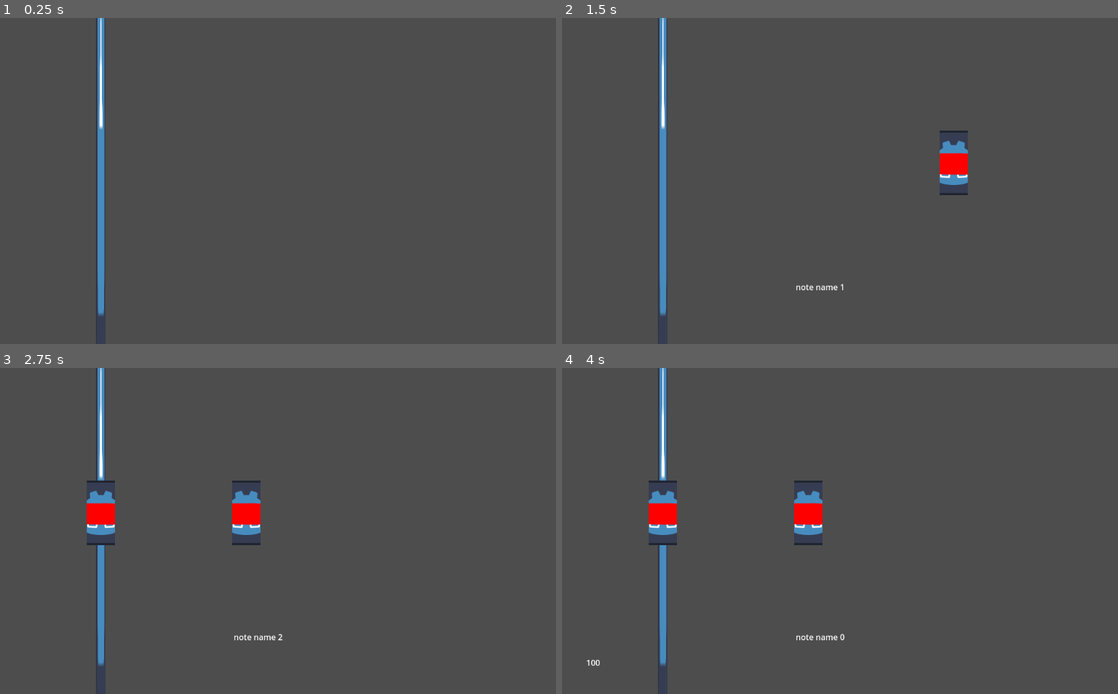
Above: before the commit, frames 1-4 (two rows, left to right).
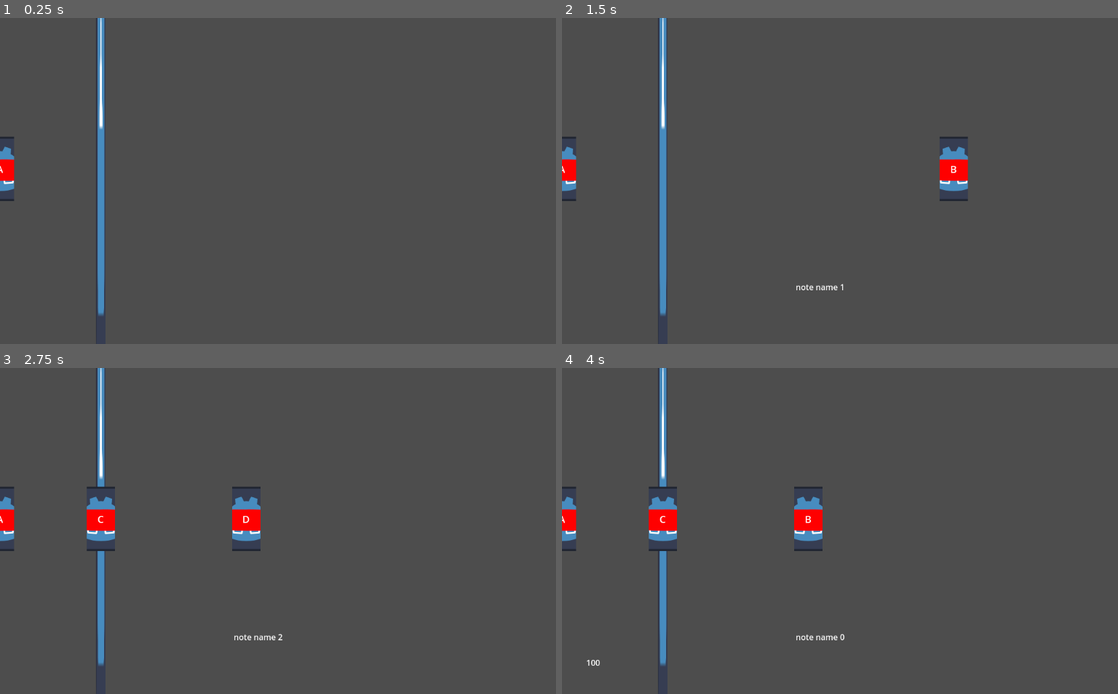
Above: after the commit, the same moments.

Repository: ValorZard/BandGame
Game: Godot game, scene res://TestScene.tscn
Same seed, same stepped clock (60 frames per second), same inputs: the game is played once before the commit and once after it. The engine's default icon, where the game draws it, is replaced by a stand-in: a white triangle on a blue panel in a dark square.
Inputs:
- Up to frame 1 (0.25 s): no input
- Up to frame 2 (1.5 s): tap A (note1) at 0.6 s; tap S (note2) at 1.35 s
- Up to frame 3 (2.75 s): tap D (note3) at 2.1 s
- Up to frame 4 (4 s): tap F (note4) at 2.85 s; tap A (note1) at 3.6 s

The runs differ from the first frame. In frame 1, 0.4% of the frame differs, in the area x 0-3%, y 36-57%; in frame 2, 0.9%; in frame 3, 1.5%; in frame 4, 1.5%, in the area x 0-47%, y 34-57%.

Commit message:
added notes label to make it easier to know what note to hit

Diff:
--- a/HitDetector.gd
+++ b/HitDetector.gd
@@ -115,9 +115,18 @@
 	else:
 		print("JSON Parse Error: ", json.get_error_message(), " in ", content, " at line ", json.get_error_line())
 
-func note_spawner(note_obj):
+func note_spawner(note_obj : Note):
 	# Spawns a note sprite instance for every note object in the map array.
 	var new_note = note_sprite.instantiate()
+	# set the correct note label
+	match note_obj.note_name:
+		NOTES.A: new_note.get_node("NoteLabel").text = "A"
+		NOTES.B: new_note.get_node("NoteLabel").text = "B"
+		NOTES.C: new_note.get_node("NoteLabel").text = "C"
+		NOTES.D: new_note.get_node("NoteLabel").text = "D"
+		NOTES.E: new_note.get_node("NoteLabel").text = "E"
+	# set correct note position (hardcoded for now)
+	new_note.position.y = 300
 	add_child(new_note)
 
 	return [note_obj, new_note]
--- /dev/null
+++ b/beatmap_maker.tscn
@@ -0,0 +1,16 @@
+[gd_scene format=3 uid="uid://bbf7rauxpqwti"]
+
+[node name="beatmap_maker" type="Control"]
+layout_mode = 3
+anchors_preset = 0
+
+[node name="Panel" type="Panel" parent="."]
+layout_mode = 0
+offset_right = 1146.0
+offset_bottom = 172.0
+
+[node name="HScrollBar" type="HScrollBar" parent="Panel"]
+layout_mode = 2
+offset_top = 154.0
+offset_right = 1142.0
+offset_bottom = 170.0
--- a/note.tscn
+++ b/note.tscn
@@ -1,7 +1,26 @@
-[gd_scene load_steps=2 format=3 uid="uid://ty3elqaubn2j"]
+[gd_scene load_steps=3 format=3 uid="uid://ty3elqaubn2j"]
 
 [ext_resource type="Texture2D" uid="uid://dgqqej1sjrn7b" path="res://assets/textures/notes/noteA.png" id="1_taivt"]
 
+[sub_resource type="Theme" id="Theme_hy543"]
+default_font_size = 20
+
 [node name="Note" type="Sprite2D"]
-position = Vector2(1228, 288)
 texture = ExtResource("1_taivt")
+
+[node name="NoteLabel" type="Label" parent="."]
+anchors_preset = 8
+anchor_left = 0.5
+anchor_top = 0.5
+anchor_right = 0.5
+anchor_bottom = 0.5
+offset_left = -48.0
+offset_top = -75.5
+offset_right = -8.0
+offset_bottom = -52.5
+grow_horizontal = 2
+grow_vertical = 2
+size_flags_horizontal = 4
+theme = SubResource("Theme_hy543")
+text = "A"
+horizontal_alignment = 1
